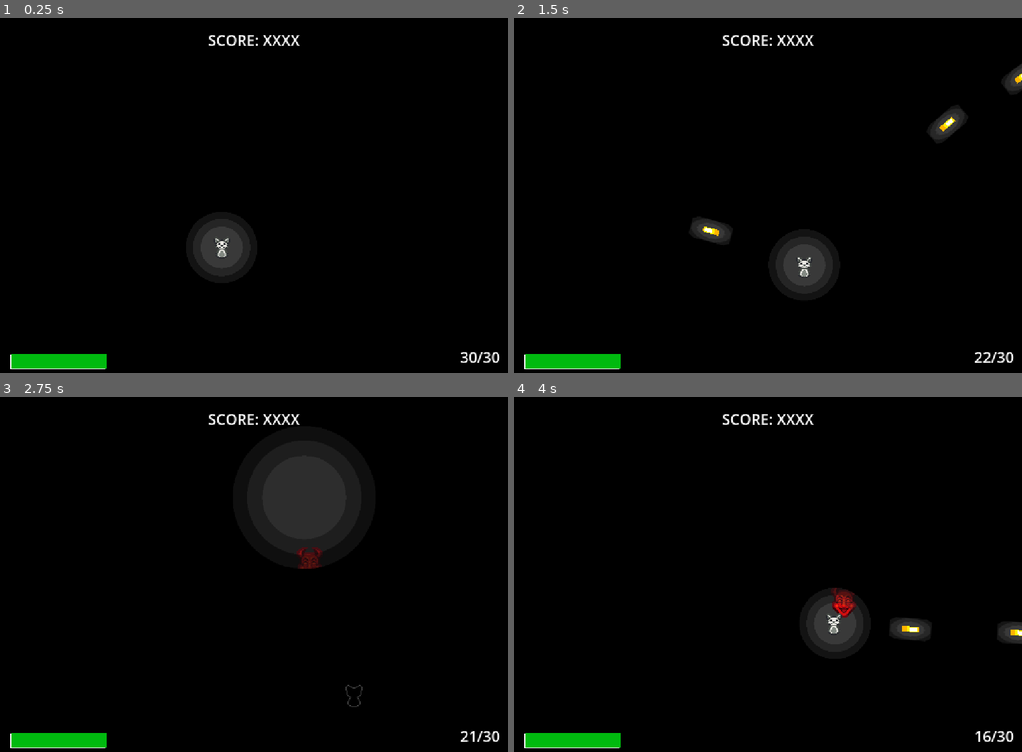
Above: before the commit, frames 1-4 (two rows, left to right).
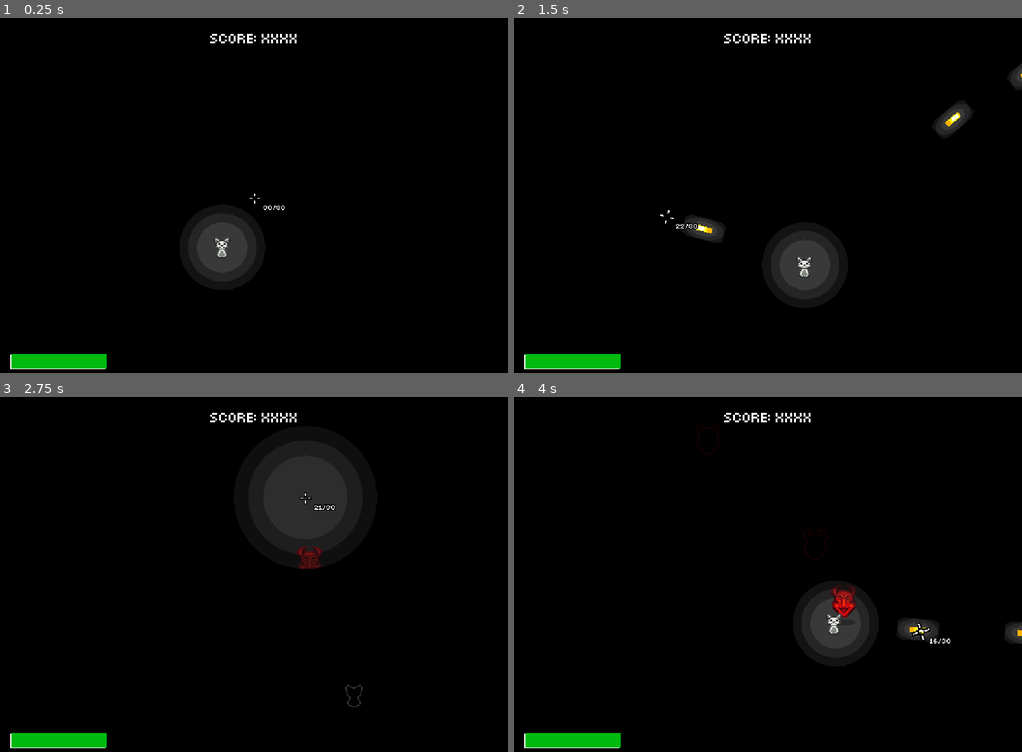
Above: after the commit, the same moments.

Repository: ThanapatrP/game-project-shooter
Game: Godot game, scene res://src/levels/main_level.tscn
Two runs of this game, one before a commit and one after it. Both use one fixed random seed, a clock stepped at 60 frames per second and the inputs below.
Inputs (mouse positions are in pixels of both pictures, inside the frame that each line leads up to):
- Up to frame 1 (0.25 s): no input
- Up to frame 2 (1.5 s): tap Enter at 0.5 s; move the mouse to (879, 181) at 0.52 s; press the mouse at (879, 181) at 0.53 s; hold D (right) 0.53-1.28 s; move the mouse to (666, 216) at 1.27 s; release the mouse at (666, 216) at 1.28 s; hold S (down) from 1.28 s (still down); click (666, 216) at 1.35 s
- Up to frame 3 (2.75 s): move the mouse to (304, 496) at 2.02 s; release S (down) at 2.03 s; hold D (right) from 2.03 s (still down); hold Right mouse button (m2) from 2.03 s (still down); click (304, 496) at 2.3 s
- Up to frame 4 (4 s): move the mouse to (742, 649) at 2.77 s; release D (right) at 2.78 s; release Right mouse button (m2) at 2.78 s; hold W (up) 2.78-3.53 s; click (742, 649) at 2.85 s; move the mouse to (920, 631) at 3.52 s; press the mouse at (920, 631) at 3.53 s; hold A (left) from 3.53 s (still down)

The runs differ from the first frame. In frame 1, 0.5% of the frame differs, in the area x 41-99%, y 4-98%; in frame 2, 0.9%; in frame 3, 0.6%; in frame 4, 1.0%, in the area x 41-100%, y 4-98%.

Commit message:
add cursor & polish ui

Diff:
--- a/project.godot
+++ b/project.godot
@@ -11,17 +11,21 @@
 [application]
 
 config/name="Project Shooter"
-run/main_scene="uid://bcnmonal0ebkm"
+run/main_scene="uid://co30y8baliqso"
 config/features=PackedStringArray("4.4", "Forward Plus")
 run/max_fps=60
 config/icon="res://icon.svg"
+
+[autoload]
+
+Global="*res://src/util/global.gd"
 
 [display]
 
 window/size/viewport_width=550
 window/size/viewport_height=390
-window/size/window_width_override=1280
-window/size/window_height_override=960
+window/size/window_width_override=1100
+window/size/window_height_override=780
 window/stretch/mode="viewport"
 
 [input]
--- a/src/characters/enemy/running_enemy.tscn
+++ b/src/characters/enemy/running_enemy.tscn
@@ -1,8 +1,13 @@
-[gd_scene load_steps=9 format=3 uid="uid://dolcvif2pycvo"]
+[gd_scene load_steps=11 format=3 uid="uid://dolcvif2pycvo"]
 
 [ext_resource type="Script" uid="uid://dut2aikrhno42" path="res://src/characters/enemy/running_enemy.gd" id="1_1utja"]
 [ext_resource type="Texture2D" uid="uid://uchgp611vvku" path="res://asset/enemy/enemy_spr_v2.png" id="2_nwbxo"]
+[ext_resource type="Texture2D" uid="uid://6gkimkbxuui8" path="res://asset/enemy/enemy_spr_v2_border.png" id="3_gljmp"]
 [ext_resource type="Shader" uid="uid://b3hrens8eqmo" path="res://src/shader/color_mod.gdshader" id="3_ttcbt"]
+
+[sub_resource type="CanvasItemMaterial" id="CanvasItemMaterial_ttcbt"]
+blend_mode = 1
+light_mode = 1
 
 [sub_resource type="CanvasItemMaterial" id="CanvasItemMaterial_nwbxo"]
 light_mode = 2
@@ -26,11 +31,11 @@
 collision_mask = 0
 script = ExtResource("1_1utja")
 
+[node name="PositionMarker" type="Sprite2D" parent="."]
+material = SubResource("CanvasItemMaterial_ttcbt")
+texture = ExtResource("3_gljmp")
+
 [node name="EnemySprite" type="Sprite2D" parent="."]
-material = SubResource("CanvasItemMaterial_nwbxo")
-texture = ExtResource("2_nwbxo")
-
-[node name="PositionMarker" type="Sprite2D" parent="."]
 material = SubResource("CanvasItemMaterial_nwbxo")
 texture = ExtResource("2_nwbxo")
 
@@ -58,3 +63,9 @@
 [node name="CollisionShape2D" type="CollisionShape2D" parent="."]
 rotation = 1.5708
 shape = SubResource("CapsuleShape2D_1utja")
+
+[node name="Polygon2D" type="Polygon2D" parent="."]
+z_index = -1
+position = Vector2(0, 4)
+color = Color(0, 0, 0, 0.294118)
+polygon = PackedVector2Array(-8, 22, -12, 19, -8, 16, 8, 16, 12, 19, 8, 22)
--- a/src/characters/player/player.gd
+++ b/src/characters/player/player.gd
@@ -25,13 +25,14 @@
 var RELOAD_T = 0.8 # default / max reload cooldown
 var reload_cd = -1.0 # currect cooldown of reload
 var ammo = 30
+var MAX_AMMO = 30
 
 
 # Light stuff
 const DEF_LIGHT_POW = 3.5 # how long light will last in second (max)
 const LIGHT_RES := 256 # size of light texture
 const ACTIVE_LIGHT_SCALE = 128 + 32
-const PLAYER_LIGHT_SCALE = 64+16
+const PLAYER_LIGHT_SCALE = 128 - 32
 var light_pow = 0.0
 var light_active = true
 
@@ -56,6 +57,8 @@
 	light_pivot.global_position = global_position
 
 	light_pow = DEF_LIGHT_POW
+
+	ammo = MAX_AMMO
 
 
 func _process(delta):
@@ -97,6 +100,9 @@
 	if Input.is_action_pressed("m1") and reload_cd <= 0.0:
 		shoot()
 		if ammo <= 0:
+			if Global.cursor:
+				Global.cursor.set_cursor_sprite(Global.cursor.Cursor.RELOADING)
+				Global.cursor.set_cursor_transform(Vector2(2.1, 2.1), -30)
 			reload_cd = RELOAD_T
 			reload_audio_player.stop()
 			reload_audio_player.stream = sfx_open_clip
@@ -104,11 +110,23 @@
 
 	if reload_cd > 0.0:
 		reload_cd -= delta
+		if Global.cursor:
+			Global.cursor.set_progress(reload_cd / RELOAD_T)
+			Global.cursor.set_cursor_text("[wave amp=50.0 freq=10.0 connected=0]RELOADING")
 		if reload_cd <= 0.0:
+			if Global.cursor:
+				Global.cursor.set_cursor_sprite(Global.cursor.Cursor.CROSSHAIR)
+				Global.cursor.set_cursor_transform(Vector2(2.1, 2.1), -30)
 			ammo = 30
 			reload_audio_player.stop()
 			reload_audio_player.stream = sfx_reload_complete
 			reload_audio_player.play()
+	else:
+		if Global.cursor:
+			if ammo < MAX_AMMO * 0.3:
+				Global.cursor.set_cursor_text("[color=ORANGE]%d[/color]/%d" % [ammo, MAX_AMMO])
+			else:
+				Global.cursor.set_cursor_text("%d/%d" % [ammo, MAX_AMMO])
 
 	if reload_loop_audio_player.playing != (reload_cd > 0.0):
 		reload_loop_audio_player.playing = (reload_cd > 0.0)
@@ -153,6 +171,8 @@
 
 	gun_audio_stream.play()
 
+	if Global.cursor: Global.cursor.set_cursor_transform(Vector2(2, 2), randf_range(-30, 30))
+
 func cal_light_scale(target_rad):
 	var p = 1.0/LIGHT_RES
 
--- a/src/characters/player/player.tscn
+++ b/src/characters/player/player.tscn
@@ -66,13 +66,14 @@
 visible = false
 scale = Vector2(2.25, 2.25)
 energy = 2.0
+blend_mode = 2
 shadow_enabled = true
 texture = SubResource("GradientTexture2D_5c1al")
 
 [node name="LightPivot" type="Marker2D" parent="."]
 
 [node name="PointLight2D" type="PointLight2D" parent="LightPivot"]
-position = Vector2(-1, -1)
+position = Vector2(1, -1)
 blend_mode = 2
 texture = SubResource("GradientTexture2D_5c1al")
 
@@ -86,15 +87,15 @@
 
 [node name="GunAudioStream" type="AudioStreamPlayer" parent="."]
 stream = ExtResource("4_03ylq")
-volume_db = -5.0
+volume_db = -8.0
 
 [node name="ReloadAudioStream" type="AudioStreamPlayer" parent="."]
 stream = ExtResource("5_qf5tv")
-volume_db = -5.0
+volume_db = -6.0
 bus = &"SFX"
 
 [node name="ReloadingAudioStream" type="AudioStreamPlayer" parent="."]
 stream = ExtResource("5_hhnms")
-volume_db = -6.0
+volume_db = -4.0
 bus = &"SFX"
 parameters/looping = true
--- a/src/levels/main_level.tscn
+++ b/src/levels/main_level.tscn
@@ -1,20 +1,15 @@
-[gd_scene load_steps=8 format=3 uid="uid://bcnmonal0ebkm"]
+[gd_scene load_steps=9 format=3 uid="uid://co30y8baliqso"]
 
 [ext_resource type="PackedScene" uid="uid://c2uvr2f2eld2n" path="res://src/characters/player/player.tscn" id="1_b6xw5"]
 [ext_resource type="Script" uid="uid://dlkm2ubumia7v" path="res://src/levels/spawner.gd" id="2_ctyfj"]
 [ext_resource type="Script" uid="uid://djtoury4cj4ex" path="res://src/levels/hp_bar_pivot.gd" id="3_11df1"]
 [ext_resource type="Script" uid="uid://c65tq4spr5dxh" path="res://src/levels/ammo_label.gd" id="4_k0jp4"]
 [ext_resource type="Script" uid="uid://0rf7u1t2yp73" path="res://src/util/custom_camera.gd" id="5_ctyfj"]
-
-[sub_resource type="SystemFont" id="SystemFont_ctyfj"]
-font_names = PackedStringArray("Courier Prime")
-font_weight = 999
-subpixel_positioning = 0
-keep_rounding_remainders = false
-oversampling = 2.0
+[ext_resource type="PackedScene" uid="uid://whcd4uekaxv6" path="res://src/ui/cursor.tscn" id="6_11df1"]
+[ext_resource type="FontFile" uid="uid://7ip1rh1cottq" path="res://asset/ui/Smol font.ttf" id="6_k0jp4"]
 
 [sub_resource type="LabelSettings" id="LabelSettings_ctyfj"]
-font = SubResource("SystemFont_ctyfj")
+font = ExtResource("6_k0jp4")
 shadow_size = 0
 
 [node name="Level" type="Node2D"]
@@ -62,6 +57,7 @@
 color = Color(0, 0.729565, 0.0597753, 1)
 
 [node name="AmmoLabel" type="Label" parent="UI"]
+visible = false
 offset_left = 498.0
 offset_top = 356.0
 offset_right = 541.0
@@ -77,3 +73,6 @@
 label_settings = SubResource("LabelSettings_ctyfj")
 horizontal_alignment = 1
 vertical_alignment = 1
+
+[node name="Cursor" parent="UI" instance=ExtResource("6_11df1")]
+position = Vector2(240, 179)
--- a/src/object/bullets/bullet.tscn
+++ b/src/object/bullets/bullet.tscn
@@ -28,31 +28,33 @@
 
 [node name="ColorRect" type="ColorRect" parent="."]
 material = SubResource("CanvasItemMaterial_ohibe")
-offset_left = -9.0
+offset_left = -1.0
 offset_top = -3.0
-offset_right = 9.0
+offset_right = 17.0
 offset_bottom = 3.0
 color = Color(1, 0.709804, 0, 1)
 
 [node name="ColorRect2" type="ColorRect" parent="."]
 material = SubResource("CanvasItemMaterial_ohibe")
-offset_left = -4.0
+offset_left = 4.0
 offset_top = -3.0
-offset_right = 8.0
+offset_right = 16.0
 offset_bottom = 3.0
 color = Color(1, 0.95, 0, 1)
 
 [node name="ColorRect3" type="ColorRect" parent="."]
 material = SubResource("CanvasItemMaterial_ohibe")
-offset_left = -1.0
+offset_left = 7.0
 offset_top = -2.0
-offset_right = 7.0
+offset_right = 15.0
 offset_bottom = 2.0
 
 [node name="CollisionShape2D" type="CollisionShape2D" parent="."]
+position = Vector2(8, 0)
 shape = SubResource("RectangleShape2D_bq0wm")
 
 [node name="PointLight2D" type="PointLight2D" parent="."]
+position = Vector2(8, 0)
 scale = Vector2(1.4375, 0.75)
 blend_mode = 2
 texture = SubResource("GradientTexture2D_ohibe")
--- /dev/null
+++ b/src/ui/cursor.gd
@@ -0,0 +1,69 @@
+extends Node2D
+
+
+enum Cursor {
+	CROSSHAIR,
+	RELOADING,
+}
+
+var active_cursor_sprite = Cursor.CROSSHAIR
+
+var _cursor_texture = [
+	preload("res://asset/ui/cursor/crosshair_cursor.png"),
+	preload("res://asset/ui/cursor/reload_cursor.png"),
+]
+
+
+var progress = 0.0
+var cursor_label_text = ""
+
+
+@onready var cursor_sprite : Sprite2D = $CursorSpr
+@onready var cursor_label : RichTextLabel = $CursorLabel
+
+
+func _ready() -> void:
+	# set global cursor to self
+	if Global.cursor == null:
+		Global.cursor = self
+	elif Global.cursor != self:
+		Global.cursor.queue_free()
+		Global.cursor = self
+
+	Input.mouse_mode = Input.MOUSE_MODE_HIDDEN
+
+
+func _process(delta: float) -> void:
+	queue_redraw()
+	cursor_sprite.texture = _cursor_texture[active_cursor_sprite]
+
+	global_position = round(get_global_mouse_position())
+
+func _physics_process(delta):
+	cursor_sprite.scale = lerp(cursor_sprite.scale, Vector2(1, 1), 0.1)
+	cursor_sprite.rotation_degrees = lerp(cursor_sprite.rotation_degrees, 0.0, 0.1)
+
+
+func set_cursor_sprite(cursor_spr : Cursor):
+	active_cursor_sprite = cursor_spr
+
+
+func set_cursor_transform(size : Vector2, rot_deg : float):
+	cursor_sprite.scale = size
+	cursor_sprite.rotation_degrees = rot_deg
+
+
+func set_progress(new_progress : float):
+	progress = clamp(new_progress, 0.0, 1.0)
+
+
+func set_cursor_text(text : String):
+	cursor_label.text = text
+
+
+func _draw() -> void:
+	draw_arc(Vector2(0.5, 0.5), 9.0 * cursor_sprite.scale.x, 0.0, (PI * 2 * progress) - 0.01, 16, Color.WHITE, 2, false)
+
+
+func _exit_tree() -> void:
+	Input.mouse_mode = Input.MOUSE_MODE_VISIBLE
--- /dev/null
+++ b/src/ui/cursor.tscn
@@ -0,0 +1,29 @@
+[gd_scene load_steps=5 format=3 uid="uid://whcd4uekaxv6"]
+
+[ext_resource type="Texture2D" uid="uid://df6ghieaqih2g" path="res://asset/ui/cursor/crosshair_cursor.png" id="1_5mq0m"]
+[ext_resource type="Script" uid="uid://dlkgqwlkk46ee" path="res://src/ui/cursor.gd" id="1_ac65b"]
+[ext_resource type="FontFile" uid="uid://7ip1rh1cottq" path="res://asset/ui/Smol font.ttf" id="3_y5l1o"]
+
+[sub_resource type="CanvasItemMaterial" id="CanvasItemMaterial_ac65b"]
+light_mode = 1
+
+[node name="Cursor" type="Node2D"]
+script = ExtResource("1_ac65b")
+
+[node name="CursorSpr" type="Sprite2D" parent="."]
+material = SubResource("CanvasItemMaterial_ac65b")
+position = Vector2(0.5, 0.5)
+texture = ExtResource("1_5mq0m")
+
+[node name="CursorLabel" type="RichTextLabel" parent="."]
+clip_contents = false
+offset_left = 10.0
+offset_top = 7.0
+offset_right = 161.0
+offset_bottom = 91.0
+theme_override_colors/font_outline_color = Color(0, 0, 0, 1)
+theme_override_constants/outline_size = 3
+theme_override_fonts/normal_font = ExtResource("3_y5l1o")
+theme_override_font_sizes/normal_font_size = 8
+bbcode_enabled = true
+text = "TEST"
--- /dev/null
+++ b/src/util/global.gd
@@ -0,0 +1,3 @@
+extends Node
+
+var cursor = null
Binary file added: asset/enemy/enemy_spr_v2_n.png
Not shown, added: asset/enemy/enemy_spr_v2_n.png.import
Binary file added: asset/ui/Smol font.ttf
Not shown, added: asset/ui/Smol font.ttf.import
Binary file added: asset/ui/cursor/crosshair_cursor.png
Not shown, added: asset/ui/cursor/crosshair_cursor.png.import
Binary file added: asset/ui/cursor/reload_cursor.png
Not shown, added: asset/ui/cursor/reload_cursor.png.import
Not shown, added: src/ui/cursor.gd.uid
Not shown, added: src/util/global.gd.uid
